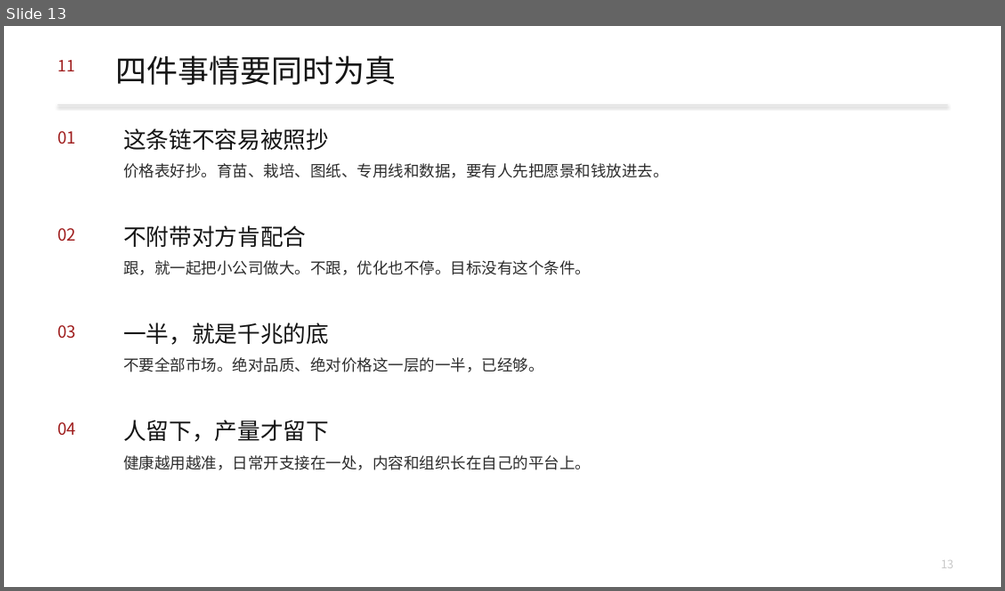
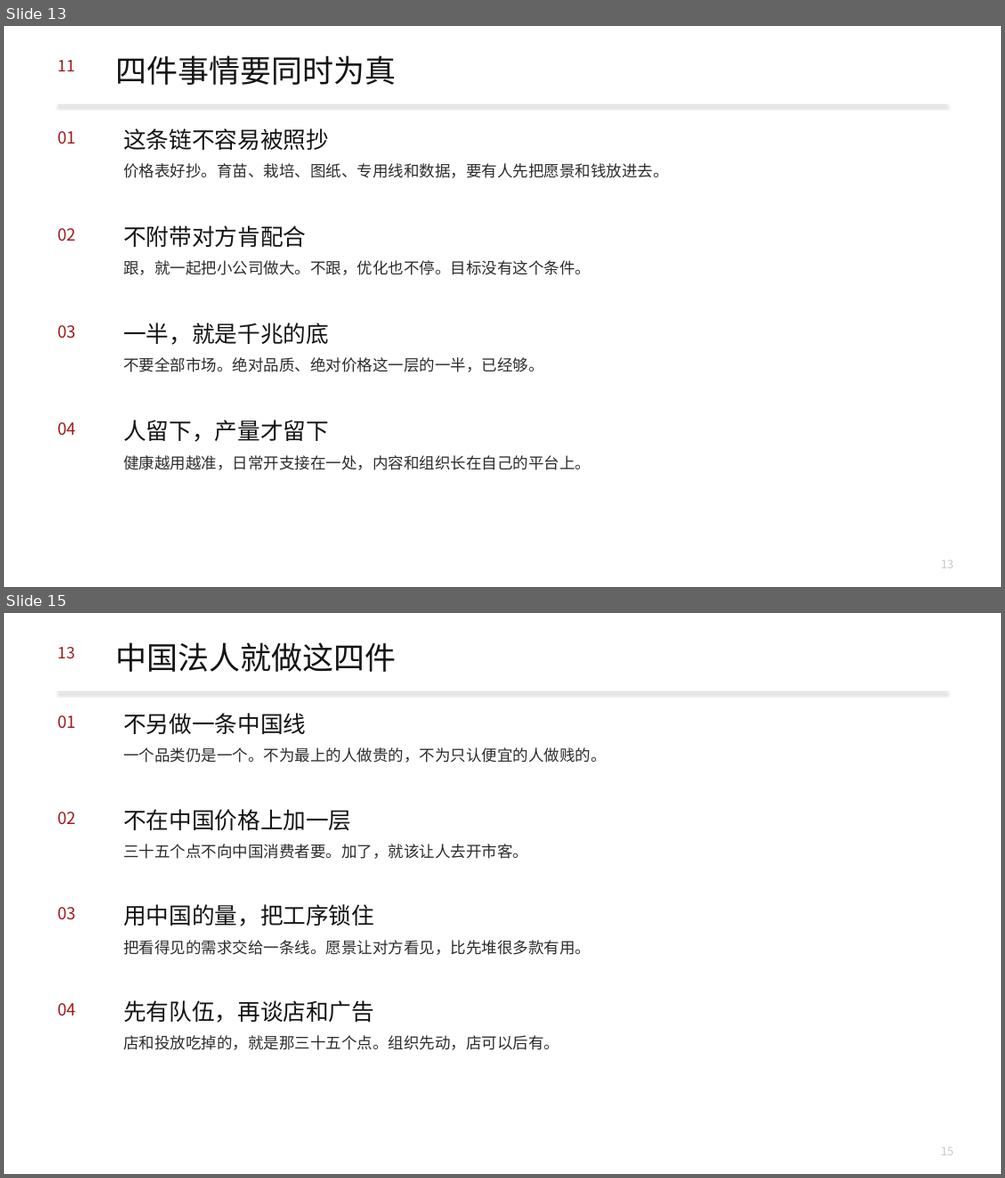
Before and after one commit to headshot9999/xiaoyi, a slide deck: 艾多美何以成为100兆韩元企业.pptx. Shown one above the other, each under a label of ours: slide 13 before the commit, slides 13 and 15 after it; the slides between them are not shown. The pictures are 1005x591 and 1005x1178 pixels, drawn with LibreOffice and Linux fonts; fonts in the diff are those of the drawing. Boxes give left, top, right and bottom in pixels: in the first picture for what was removed or moved away, otherwise in the second. Text is boxed around its words. In the diff, an @@ line names an element or a change of style, - is before the commit and + after.

```diff
--- a/艾多美何以成为100兆韩元企业.pptx
+++ b/艾多美何以成为100兆韩元企业.pptx
@@ slide 15 added at box(4, 613, 1001, 1174), background #FFFFFF @@
@@ text added at box(57, 647, 74, 659), 15 pt, text #9E1B1B @@
+13
@@ text added at box(116, 642, 396, 672), 30 pt, text #141414 @@
+中国法人就做这四件
@@ rectangle added at box(57, 691, 947, 692), fill #E2E2E2 @@
@@ text added at box(57, 715, 76, 728), 16 pt, text #9E1B1B @@
+01
@@ text added at box(123, 713, 306, 734), 22 pt, text #141414 @@
+不另做一条中国线
@@ text added at box(123, 747, 606, 763), 15 pt, text #2C2C2C @@
+一个品类仍是一个。不为最上的人做贵的，不为只认便宜的人做贱的。
@@ text added at box(57, 811, 76, 824), 16 pt, text #9E1B1B @@
+02
@@ text added at box(123, 809, 351, 830), 22 pt, text #141414 @@
+不在中国价格上加一层
@@ text added at box(123, 844, 528, 859), 15 pt, text #2C2C2C @@
+三十五个点不向中国消费者要。加了，就该让人去开市客。
@@ text added at box(123, 904, 374, 926), 22 pt, text #141414 @@
+用中国的量，把工序锁住
@@ text added at box(57, 907, 76, 920), 16 pt, text #9E1B1B @@
+03
@@ text added at box(123, 940, 591, 955), 15 pt, text #2C2C2C @@
+把看得见的需求交给一条线。愿景让对方看见，比先堆很多款有用。
@@ text added at box(57, 1003, 76, 1015), 16 pt, text #9E1B1B @@
+04
@@ text added at box(123, 1000, 374, 1022), 22 pt, text #141414 @@
+先有队伍，再谈店和广告
@@ text added at box(123, 1035, 559, 1050), 15 pt, text #2C2C2C @@
+店和投放吃掉的，就是那三十五个点。组织先动，店可以后有。
@@ text added at box(941, 1147, 954, 1155), 11 pt, text #C8C8C8 @@
+15
```
Also in this commit, not shown: 2 slides changed, 2 other slides added, 3 other files.
